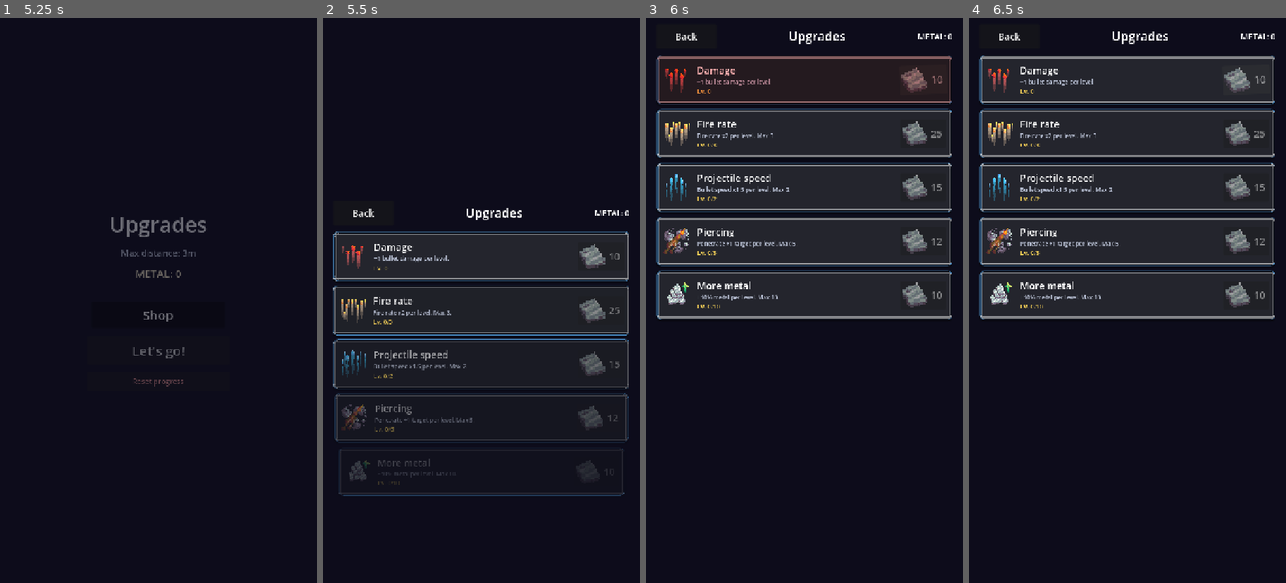
Above: before the commit, frames 1-4 (left to right).
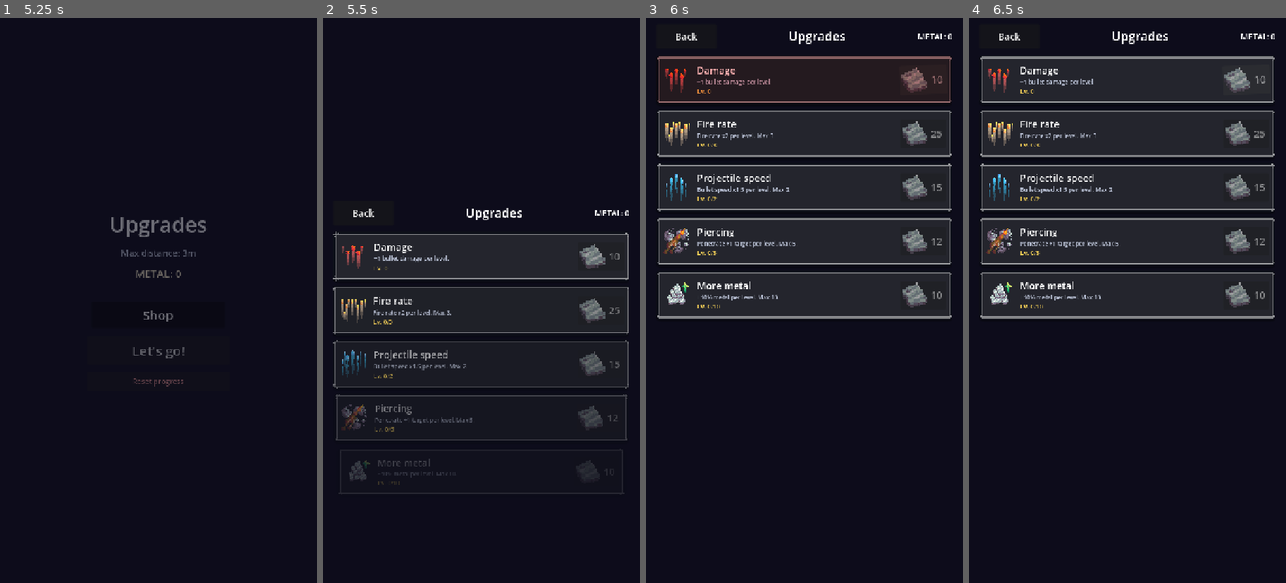
Above: after the commit, the same moments.

Repository: Minemaster656/closed-space-arcade
Game: Godot game, scene res://assets/scenes/game.tscn
The game is run twice, just before and just after one commit, with the same random seed, the same clock (stepped at 60 frames per second) and the same inputs.
Inputs (mouse positions are in pixels of both pictures, inside the frame that each line leads up to):
- Up to frame 1 (5.25 s): move the mouse to (228, 272) at 0.52 s; click (228, 272) at 0.67 s; drag from (95, 328) to (158, 102) at 1.27 s; move the mouse to (190, 176) at 2.02 s; click (190, 176) at 2.17 s; drag from (142, 413) to (155, 34) at 2.77 s; move the mouse to (253, 385) at 3.52 s; click (253, 385) at 3.67 s; drag from (63, 215) to (110, 159) at 4.27 s; move the mouse to (174, 300) at 5.02 s; click (174, 300) at 5.17 s
- Up to frame 2 (5.5 s): no input
- Up to frame 3 (6 s): click "10" at 5.75 s
- Up to frame 4 (6.5 s): no input

Frame 1 is identical in both runs. In frame 2, 1.8% of the frame differs, in the area x 3-97%, y 37-85%; in frame 3, 1.3%; in frame 4, 1.3%.

Commit message:
улучшения магазина

Diff:
--- a/assets/prefabs/upgrade_row.tscn
+++ b/assets/prefabs/upgrade_row.tscn
@@ -7,11 +7,6 @@
 
 [sub_resource type="StyleBoxFlat" id="StyleBoxFlat_row"]
 bg_color = Color(0.055, 0.065, 0.1, 0.94)
-border_width_left = 3
-border_width_top = 1
-border_width_right = 1
-border_width_bottom = 1
-border_color = Color(0.35, 0.68, 0.95, 0.55)
 corner_radius_top_left = 10
 corner_radius_top_right = 10
 corner_radius_bottom_right = 10
--- a/assets/scenes/meta_progression.tscn
+++ b/assets/scenes/meta_progression.tscn
@@ -3,12 +3,6 @@
 [ext_resource type="Script" uid="uid://dcw8161178g05" path="res://assets/scripts/ui/meta_progression.gd" id="1_mp"]
 [ext_resource type="Script" uid="uid://f0xd2gobp401" path="res://assets/scripts/components/juicy_button.gd" id="2_juicy"]
 [ext_resource type="Script" uid="uid://c2842u7awm2yr" path="res://assets/scripts/ui/metal_counter.gd" id="3_metal"]
-[ext_resource type="PackedScene" path="res://assets/prefabs/upgrade_row.tscn" id="4_row"]
-[ext_resource type="Resource" path="res://assets/resources/upgrades/damage.tres" id="5_damage"]
-[ext_resource type="Resource" path="res://assets/resources/upgrades/fire_rate.tres" id="6_fire_rate"]
-[ext_resource type="Resource" path="res://assets/resources/upgrades/projectile_speed.tres" id="7_projectile_speed"]
-[ext_resource type="Resource" path="res://assets/resources/upgrades/piercing.tres" id="8_piercing"]
-[ext_resource type="Resource" path="res://assets/resources/upgrades/more_metal.tres" id="9_more_metal"]
 
 [node name="MetaProgression" type="Control" unique_id=2057652826]
 layout_mode = 3
@@ -154,26 +148,6 @@
 size_flags_horizontal = 3
 theme_override_constants/separation = 10
 
-[node name="Damage" parent="Pages/ShopPage/Margin/VBox/Scroll/Rows" instance=ExtResource("4_row")]
-layout_mode = 2
-definition = ExtResource("5_damage")
-
-[node name="FireRate" parent="Pages/ShopPage/Margin/VBox/Scroll/Rows" instance=ExtResource("4_row")]
-layout_mode = 2
-definition = ExtResource("6_fire_rate")
-
-[node name="ProjectileSpeed" parent="Pages/ShopPage/Margin/VBox/Scroll/Rows" instance=ExtResource("4_row")]
-layout_mode = 2
-definition = ExtResource("7_projectile_speed")
-
-[node name="Piercing" parent="Pages/ShopPage/Margin/VBox/Scroll/Rows" instance=ExtResource("4_row")]
-layout_mode = 2
-definition = ExtResource("8_piercing")
-
-[node name="MoreMetal" parent="Pages/ShopPage/Margin/VBox/Scroll/Rows" instance=ExtResource("4_row")]
-layout_mode = 2
-definition = ExtResource("9_more_metal")
-
 [node name="ResetConfirm" type="ConfirmationDialog" parent="." unique_id=1628238957]
 title = "meta_reset_title"
 ok_button_text = "meta_reset_ok"
--- a/assets/scripts/ui/meta_progression.gd
+++ b/assets/scripts/ui/meta_progression.gd
@@ -6,6 +6,9 @@
 
 const GAME_SCENE: String = "res://assets/scenes/game.tscn"
 const PAGE_DURATION: float = 0.45
+
+## Префаб одной строки магазина. Можно заменить прямо в инспекторе.
+@export var upgrade_row_scene: PackedScene = preload("res://assets/prefabs/upgrade_row.tscn")
 const ROW_STAGGER: float = 0.05
 const ROW_TWEEN_DURATION: float = 0.32
 
@@ -53,8 +56,37 @@
 	GameState.record_distance_changed.connect(_on_record_distance_changed)
 	get_viewport().size_changed.connect(_on_viewport_resized)
 
+	_build_rows()
 	_layout_pages()
 	_play_entrance()
+
+
+func _build_rows() -> void:
+	if upgrade_row_scene == null:
+		return
+	for id in GameState.UPGRADE_ORDER:
+		var def := GameState.get_upgrade_def(id)
+		if def == null:
+			continue
+		var row := upgrade_row_scene.instantiate() as UpgradeRow
+		_rows.add_child(row)
+		row.purchase_requested.connect(_on_row_purchase_requested)
+		row.setup(def)
+
+
+func _on_row_purchase_requested(id: StringName) -> void:
+	var row := _find_row(id)
+	var success := GameState.buy_upgrade(id)
+	if row != null:
+		row.notify_purchase_result(success)
+
+
+func _find_row(id: StringName) -> UpgradeRow:
+	for child in _rows.get_children():
+		var row := child as UpgradeRow
+		if row != null and row.get_upgrade_id() == id:
+			return row
+	return null
 
 
 func _refresh_rows() -> void:
--- a/assets/scripts/ui/upgrade_row.gd
+++ b/assets/scripts/ui/upgrade_row.gd
@@ -2,11 +2,12 @@
 class_name UpgradeRow
 
 ## Одна карточка апгрейда: иконка, название/описание, уровень и кнопка цены.
+## Строка не покупает апгрейд сама — она только сообщает менеджеру магазина,
+## что игрок нажал на цену. Это позволяет управлять покупкой из одного места.
 
+signal purchase_requested(id: StringName)
 signal purchase_succeeded(id: StringName)
-
-## Какой апгрейд показывает эта строка. Задаётся прямо в инспекторе сцены.
-@export var definition: UpgradeDef
+signal purchase_failed(id: StringName)
 
 @onready var _icon: TextureRect = $Margin/HBox/Icon
 @onready var _name_label: Label = $Margin/HBox/Info/Name
@@ -21,10 +22,10 @@
 func _ready() -> void:
 	resized.connect(_update_pivot)
 	_update_pivot()
-	if definition != null:
-		setup(definition)
+	_price_button.pressed.connect(_on_price_pressed)
 
 
+## Задать апгрейд. Вызывается менеджером магазина после instantiate().
 func setup(def: UpgradeDef) -> void:
 	_def = def
 	if _def == null:
@@ -32,9 +33,33 @@
 	_icon.texture = _def.icon
 	_name_label.text = tr(_def.title_key)
 	_desc_label.text = tr(_def.description_key)
-	if not _price_button.pressed.is_connected(_on_price_pressed):
-		_price_button.pressed.connect(_on_price_pressed)
 	refresh()
+
+
+## Полная установка отображаемых значений. Можно вызывать снаружи,
+## если строке нужно показать не стандартные данные из UpgradeDef.
+func set_values(
+	title_text: String,
+	description_text: String,
+	icon_texture: Texture2D,
+	level_text: String,
+	price_text: String,
+	is_maxed: bool,
+	can_afford: bool
+) -> void:
+	_icon.texture = icon_texture
+	_name_label.text = title_text
+	_desc_label.text = description_text
+	_level_label.text = level_text
+	_price_button.text = price_text
+	_price_button.disabled = is_maxed
+	_price_button.modulate = Color.WHITE if (is_maxed or can_afford) else Color(1.0, 1.0, 1.0, 0.55)
+
+
+func get_upgrade_id() -> StringName:
+	if _def == null:
+		return &""
+	return _def.id
 
 
 func refresh() -> void:
@@ -43,34 +68,42 @@
 
 	var level := GameState.get_upgrade_level(_def.id)
 	var maxed := _def.is_maxed(level)
+	var level_text := ""
 	if _def.max_level > 0:
-		_level_label.text = tr("upgrade_level_limited") % [level, _def.max_level]
+		level_text = tr("upgrade_level_limited") % [level, _def.max_level]
 	else:
-		_level_label.text = tr("upgrade_level") % level
-
-	if maxed:
-		_price_button.text = tr("upgrade_max")
-		_price_button.disabled = true
-		_price_button.modulate = Color.WHITE
-		return
+		level_text = tr("upgrade_level") % level
 
 	var price := _def.price_for_level(level)
-	_price_button.text = str(price)
-	_price_button.disabled = false
-	_price_button.modulate = Color(1.0, 1.0, 1.0, 0.55) if GameState.metal < price else Color.WHITE
+	var price_text := tr("upgrade_max") if maxed else str(price)
+	var can_afford := GameState.metal >= price
+
+	set_values(
+		tr(_def.title_key),
+		tr(_def.description_key),
+		_def.icon,
+		level_text,
+		price_text,
+		maxed,
+		can_afford
+	)
+
+
+## Показать результат покупки. Вызывает менеджер магазина.
+func notify_purchase_result(success: bool) -> void:
+	if success:
+		_price_button.punch(1.16)
+		_flash(Color(0.45, 1.0, 0.55, 1.0))
+		purchase_succeeded.emit(get_upgrade_id())
+	else:
+		_price_button.shake()
+		_flash(Color(1.0, 0.3, 0.3, 1.0))
+		purchase_failed.emit(get_upgrade_id())
 
 
 func _on_price_pressed() -> void:
-	if _def == null:
-		return
-
-	if GameState.buy_upgrade(_def.id):
-		_price_button.punch(1.16)
-		_flash(Color(0.45, 1.0, 0.55, 1.0))
-		purchase_succeeded.emit(_def.id)
-	else:
-		_price_button.shake()
-		_flash(Color(1.0, 0.3, 0.3, 1.0))
+	if _def != null:
+		purchase_requested.emit(_def.id)
 
 
 func _flash(color: Color) -> void:
